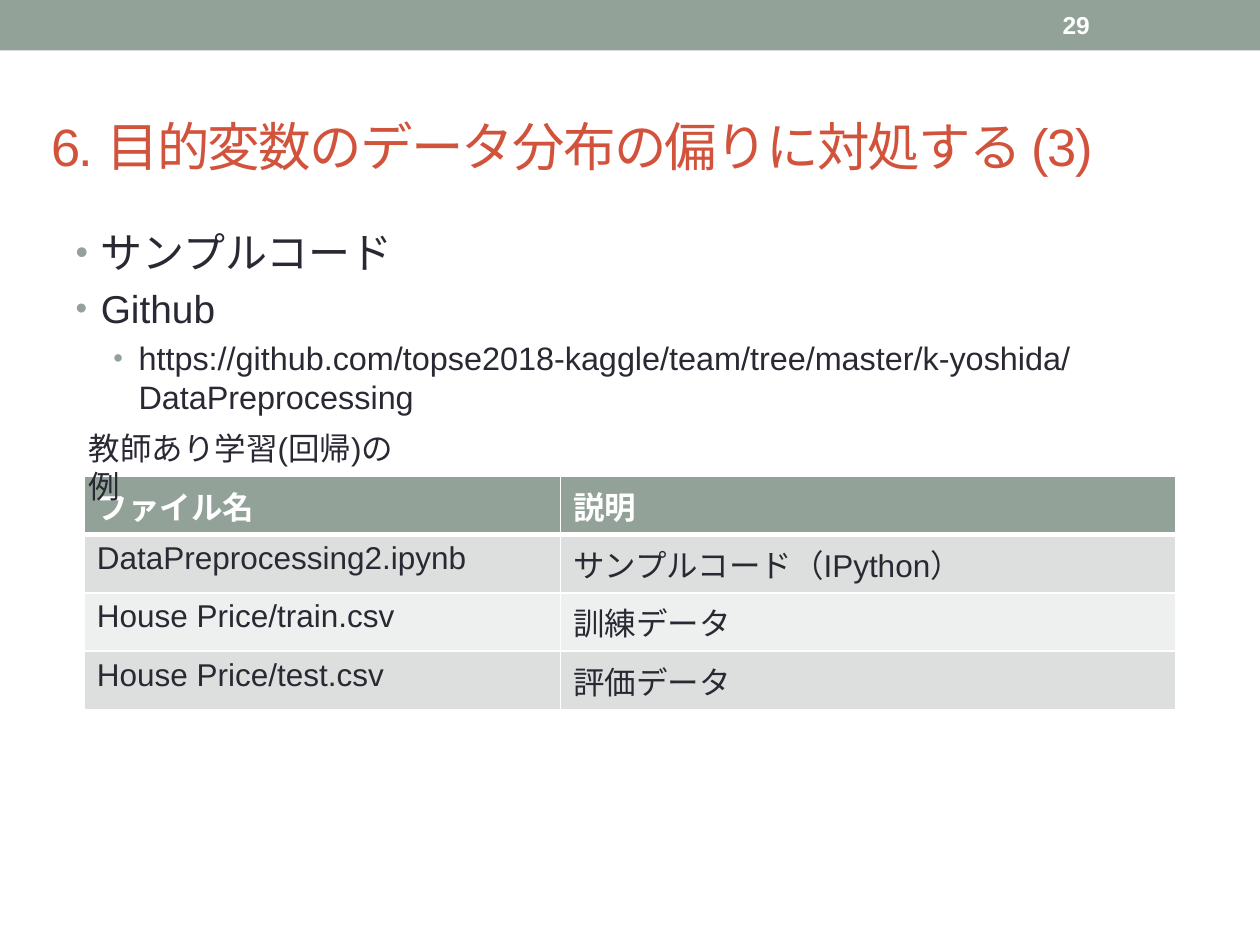
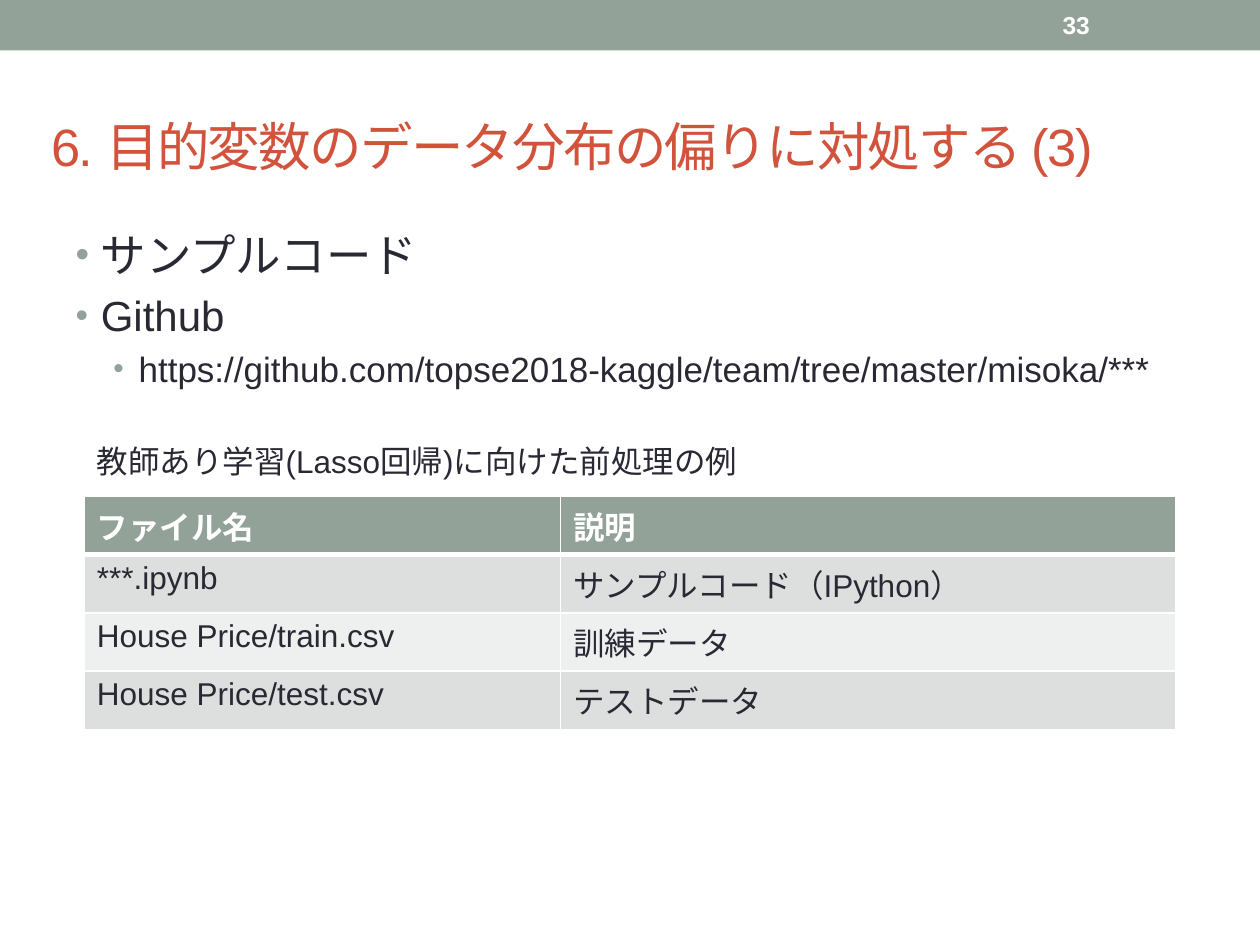
Before and after one commit to topse2018-kaggle/team, a slide deck: slide 33 of k-yoshida/Data Preprocessing.pptx (slide 29 before the commit). Drawn at 1260x945 pixels with LibreOffice and Linux fonts; fonts in the diff are those of the drawing. Boxes give left, top, right and bottom in pixels: in the first picture for what was removed or moved away, otherwise in the second. Text is boxed around its words. In the diff, an @@ line names an element or a change of style, - is before the commit and + after.

```diff
--- a/k-yoshida/Data Preprocessing.pptx
+++ b/k-yoshida/Data Preprocessing.pptx
@@ page number at [1063,17,1090,34]: text changed @@
-29
+33
@@ text at [101,234,417,332]: size 24.1 to 26 pt in "サンプルコード"; size 22.2 to 24 pt in "Github" @@
@@ text at [139,356,1149,388]: text changed; size 18.5 to 20 pt @@
-  • https://github.com/topse2018-kaggle/team/tree/master/k-yoshida/DataPreprocessing
+  • https://github.com/topse2018-kaggle/team/tree/master/misoka/***
@@ text at [97,446,738,480]: text changed @@
-教師あり学習(回帰)の例
+教師あり学習(Lasso回帰)に向けた前処理の例
@@ table at [84,496,1176,719] @@
-row 2, column 1: DataPreprocessing2.ipynb
+row 2, column 1: ***.ipynb
-row 4, column 2: 評価データ
+row 4, column 2: テストデータ
@@ table: place and size @@
-table at [84,476,1176,701]
+table at [84,496,1176,719]
```
Also in this commit, not shown: 27 other slides changed, 5 slides added, 1 slide removed.
